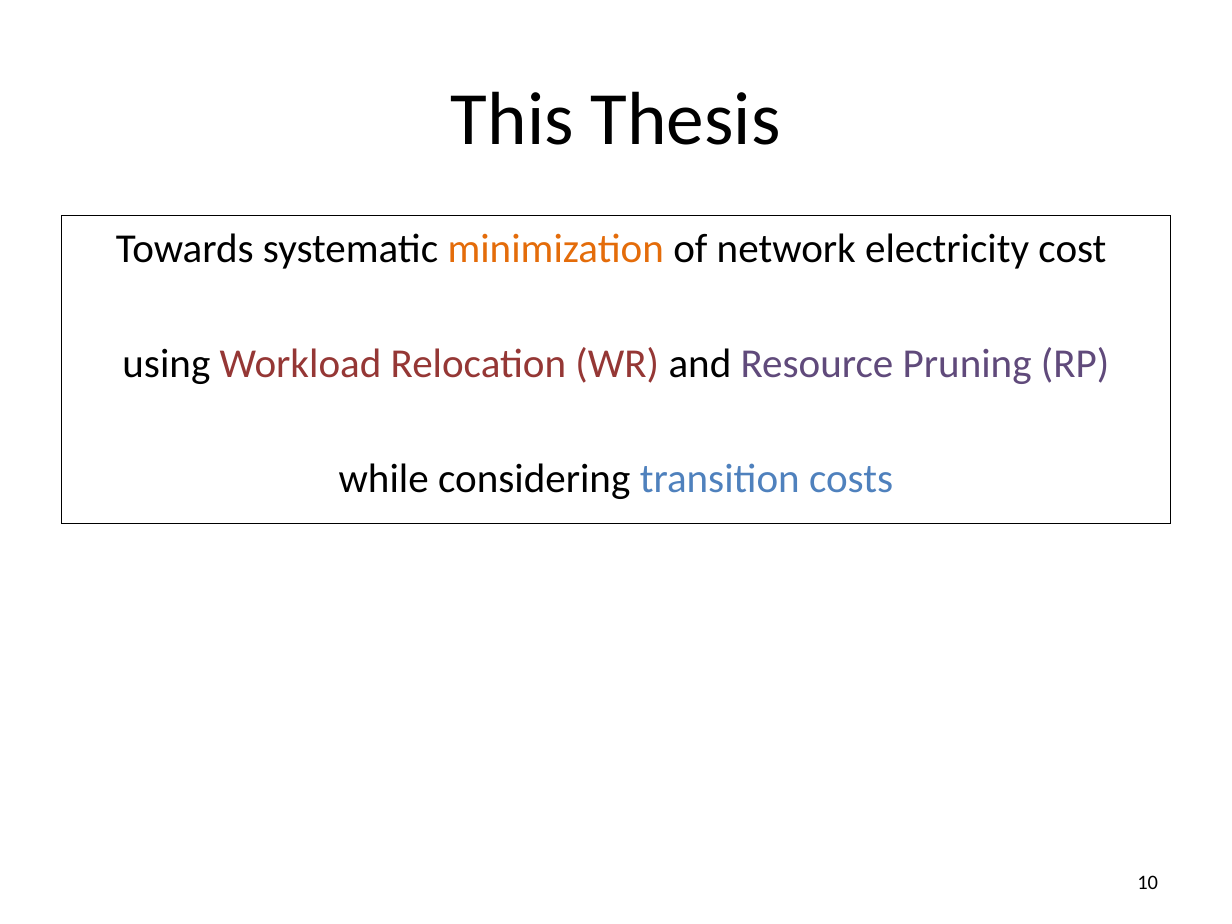
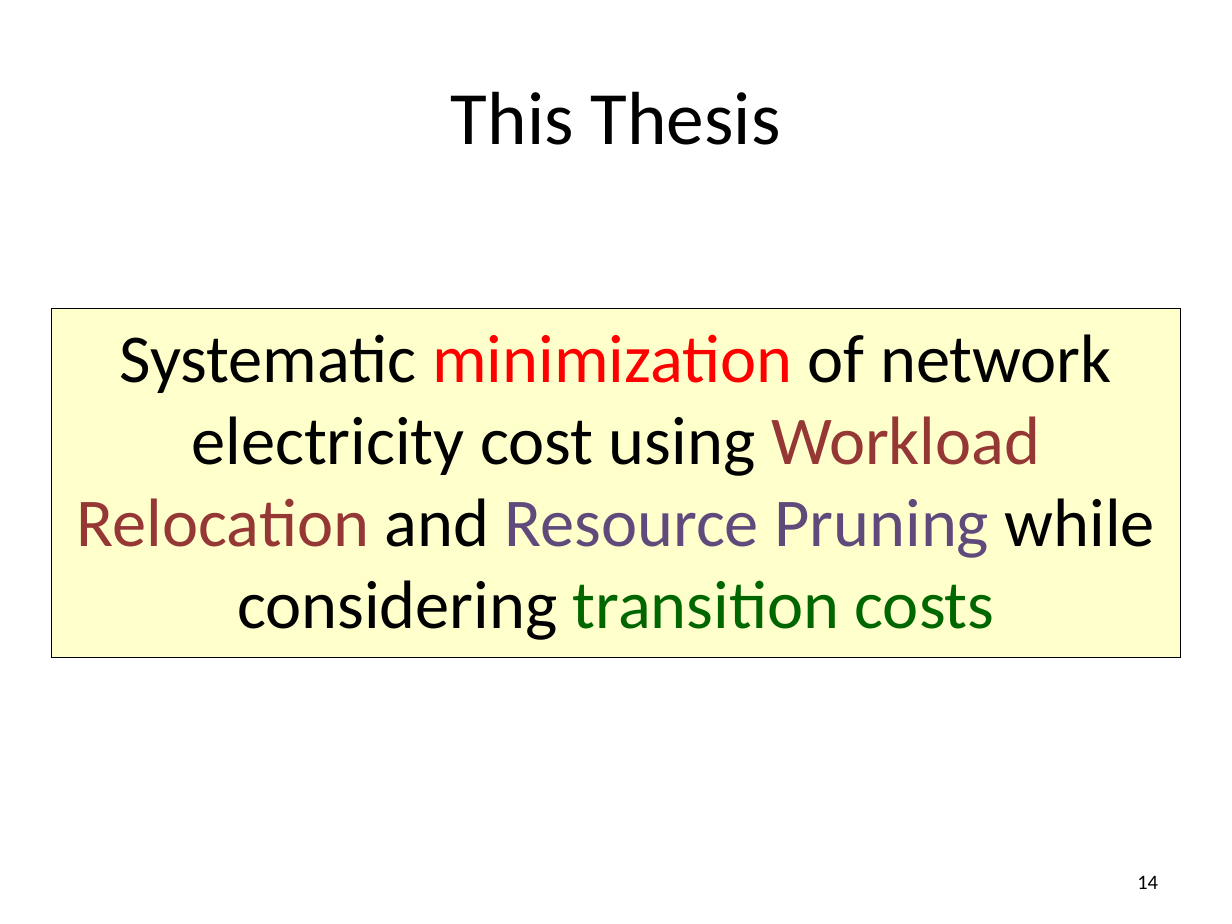
Before and after one commit to msaqib/Dissertation, a slide deck: slide 14 of RED-BLv8b.pptx (slide 10 before the commit). Drawn at 1232x924 pixels with LibreOffice and Linux fonts; fonts in the diff are those of the drawing. Boxes give left, top, right and bottom in pixels: in the first picture for what was removed or moved away, otherwise in the second. Text is boxed around its words. In the diff, an @@ line names an element or a change of style, - is before the commit and + after.

```diff
--- a/RED-BLv8b.pptx
+++ b/RED-BLv8b.pptx
@@ text "Systematic minimization of network electricity ...": place and size @@
-text "Systematic minimization of network electricity ..." at bbox=[62, 216, 1170, 524]
+text "Systematic minimization of network electricity ..." at bbox=[52, 308, 1181, 657]
@@ text "Systematic minimization of network electricity ..." at bbox=[52, 308, 1181, 657]: fill none to #FFFFCC @@
@@ text at bbox=[77, 334, 1155, 640]: text changed; size 24 to 40 pt @@
-Towards systematic minimization of network electricity cost
-using Workload Relocation (WR) and Resource Pruning (RP)
-while considering transition costs
+Systematic minimization of network electricity cost using Workload Relocation and Resource Pruning while considering transition costs
@@ page number at bbox=[1137, 875, 1158, 889]: text changed @@
-10
+14
```
Also in this commit, not shown: 32 other slides changed, 7 slides added, 2 slides removed, 32 other files.
